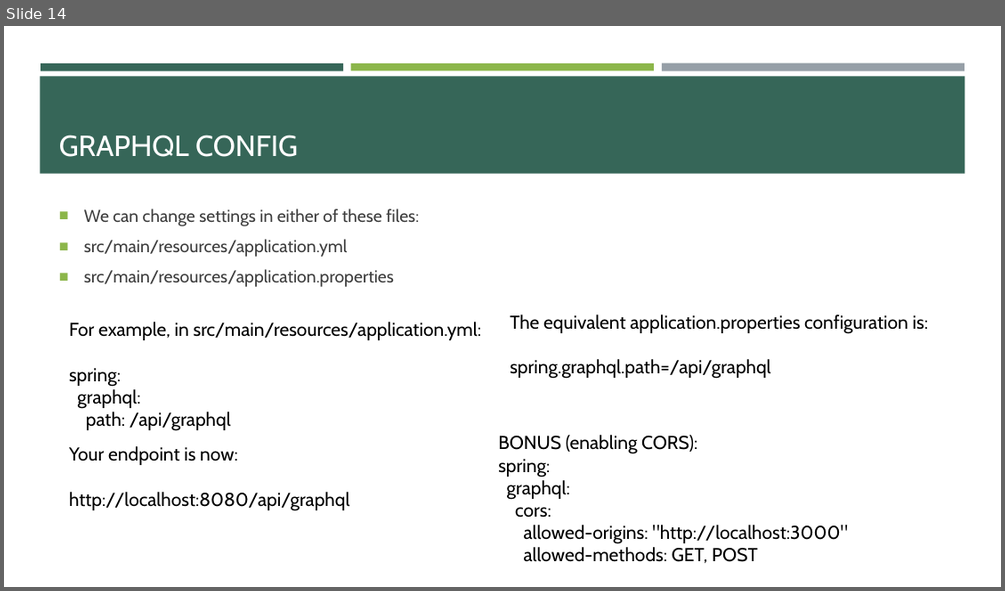
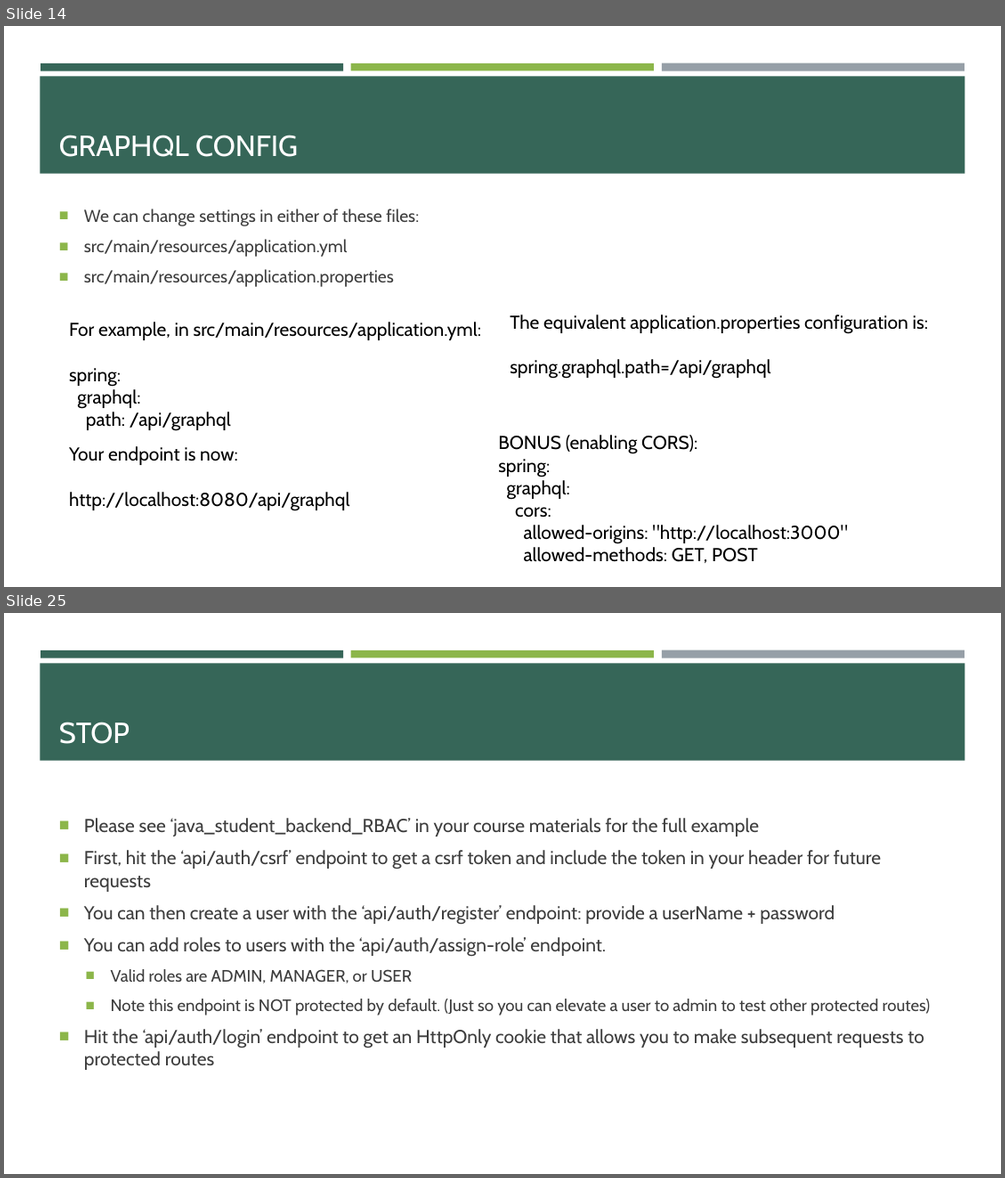
Before and after one commit to e-m-wilson/java-fs, a slide deck: Week_8/Spring_Boot_Modules.pptx. Shown one above the other, each under a label of ours: slide 14 before the commit, slides 14 and 25 after it; the slides between them are not shown. The pictures are 1005x591 and 1005x1178 pixels, drawn with LibreOffice and Linux fonts; fonts in the diff are those of the drawing. Boxes give left, top, right and bottom in pixels: in the first picture for what was removed or moved away, otherwise in the second. Text is boxed around its words. In the diff, an @@ line names an element or a change of style, - is before the commit and + after.

```diff
--- a/Week_8/Spring_Boot_Modules.pptx
+++ b/Week_8/Spring_Boot_Modules.pptx
@@ slide 25 added at [4,613,1001,1174], background #FFFFFF; not listed: 4 template elements that a slide beside it also shows @@
@@ title added at [59,722,129,744], 28 pt, text #FFFFFF @@
+STOP
@@ text added at [84,818,930,1070], 18 pt, text #3D3D3D @@
+■ Please see ‘java_student_backend_RBAC’ in your course materials for the full example
+■ First, hit the ‘api/auth/csrf’ endpoint to get a csrf token and include the token in your header for future requests
+■ You can then create a user with the ‘api/auth/register’ endpoint: provide a userName + password
+■ You can add roles to users with the ‘api/auth/assign-role’ endpoint.
+  ■ Valid roles are ADMIN, MANAGER, or USER
+  ■ Note this endpoint is NOT protected by default. (Just so you can elevate a user to admin to test other protected routes)
+■ Hit the ‘api/auth/login’ endpoint to get an HttpOnly cookie that allows you to make subsequent requests to protected routes
```
Also in this commit, not shown: 1 slide changed, 9 other slides added, 30 other files.
